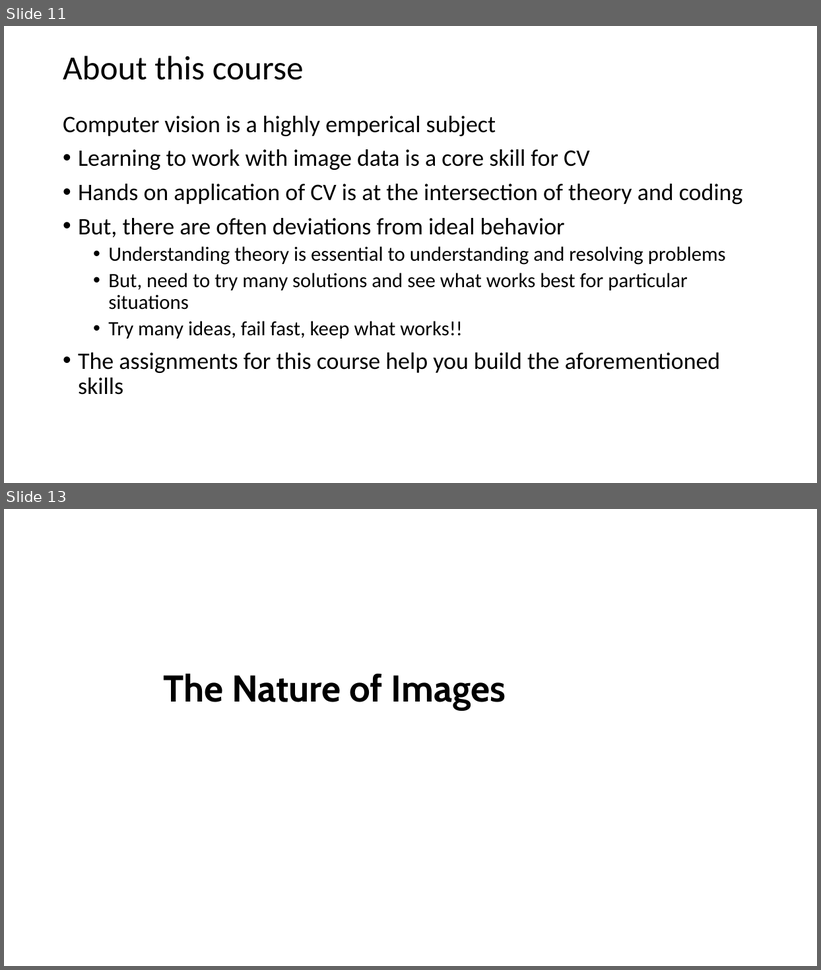
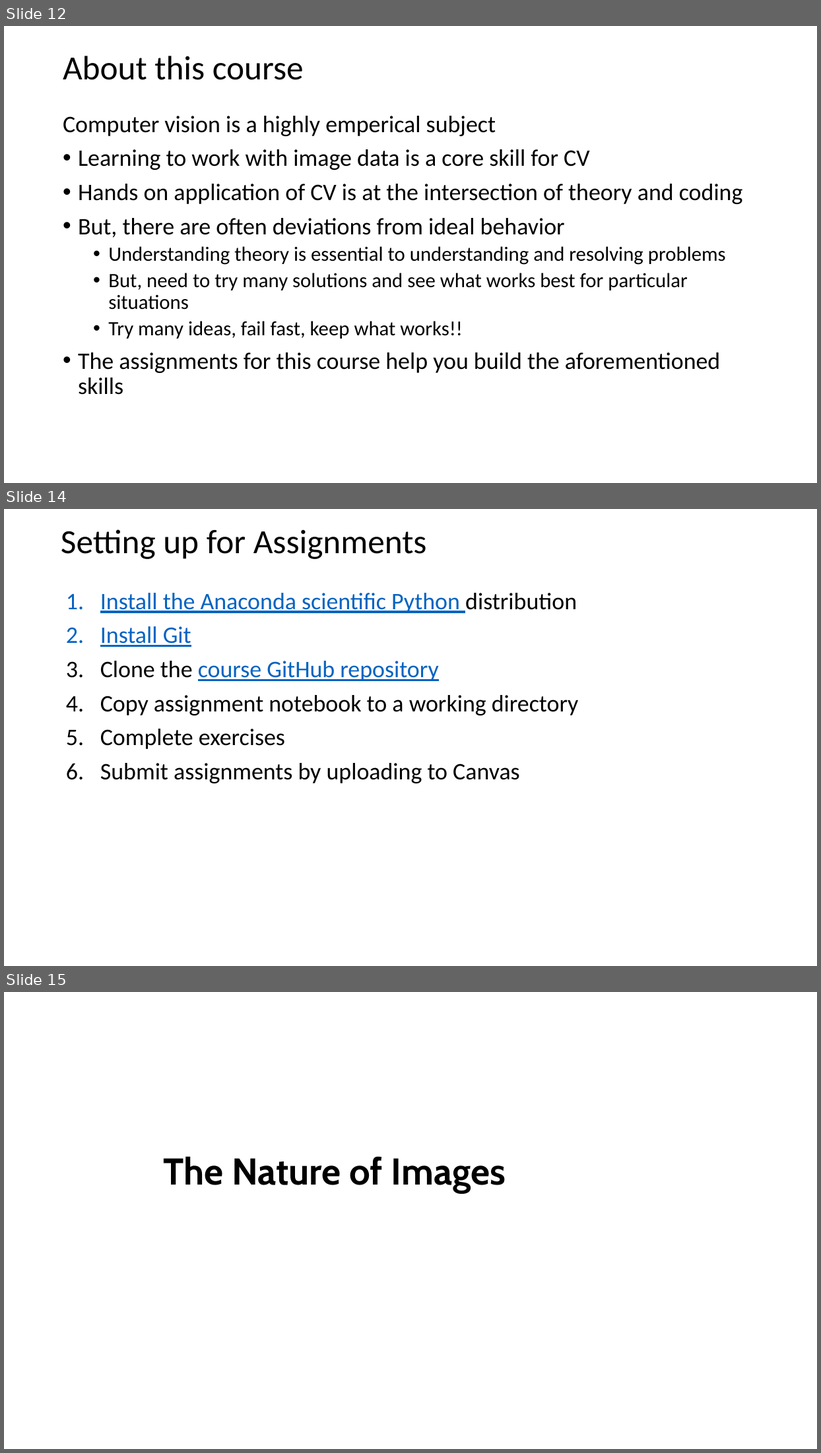
Before and after one commit to StephenElston/CSCI-E25, a slide deck: Slides/1_Introduction.pptx. Shown one above the other, each under a label of ours: slides 11 and 13 before the commit, slides 12, 14 and 15 after it; the slides between them are not shown. The pictures are 821x970 and 821x1453 pixels, drawn with LibreOffice and Linux fonts; fonts in the diff are those of the drawing. Boxes give left, top, right and bottom in pixels: in the first picture for what was removed or moved away, otherwise in the second. Text is boxed around its words. In the diff, an @@ line names an element or a change of style, - is before the commit and + after.

```diff
--- a/Slides/1_Introduction.pptx
+++ b/Slides/1_Introduction.pptx
@@ slide 14 added at (4, 509, 817, 966), background #FFFFFF @@
@@ text added at (61, 529, 427, 559), 40 pt, text #000000 @@
+Setting up for Assignments
@@ text added at (100, 593, 579, 784), 28 pt, text #000000 @@
+1. Install the Anaconda scientific Python distribution
+2. Install Git
+3. Clone the course GitHub repository
+4. Copy assignment notebook to a working directory
+5. Complete exercises
+6. Submit assignments by uploading to Canvas
@@ what was slide 11 is now slide 12 @@
@@ what was slide 13 is now slide 15 @@
```
Also in this commit, not shown: 3 slides changed, 1 other slide added.
